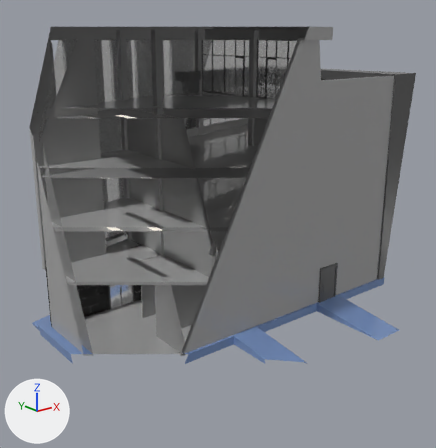
What one commit did to the FBX model Assets/ASSET_Scene/4.Tertiaire/basemesh/building.fbx.
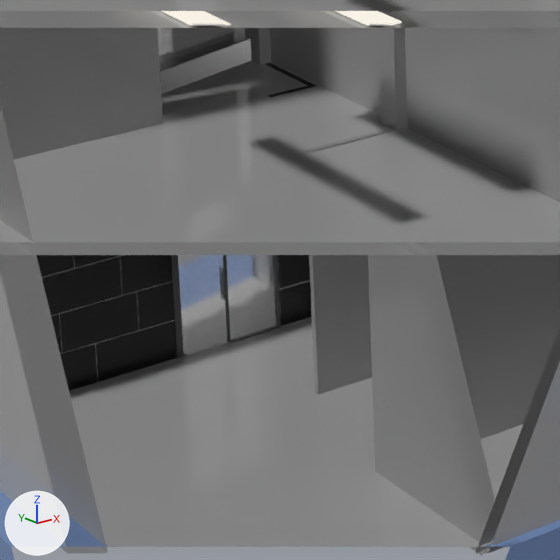
There are two pictures of each version: one whole from a 50 mm lens placed at (-24.48, -26.72, 16.07), pointed at (-2.17, 1.17, 4.91), one close up on the part from 16% to 46% of the width and 50% to 80% of the height. Arrows for +X, +Y and +Z are at lower left; the lights stay in place. The first two pictures are the older version. Everything nearer to the camera than a plane just in front of the edit is cut away. Where no turn or scale is listed for an object, it has been applied to the vertices. Vertices at exactly the same position are counted once.

Names of what the first close-up shows: 'Box1578969095', 'Line015', 'base', 'floor', 'frame', 'light', 'vitre', 'walls001', 'walls003'.
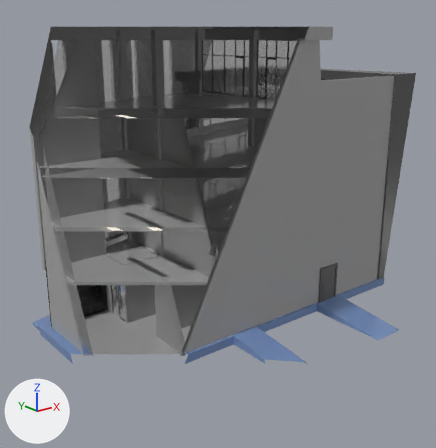
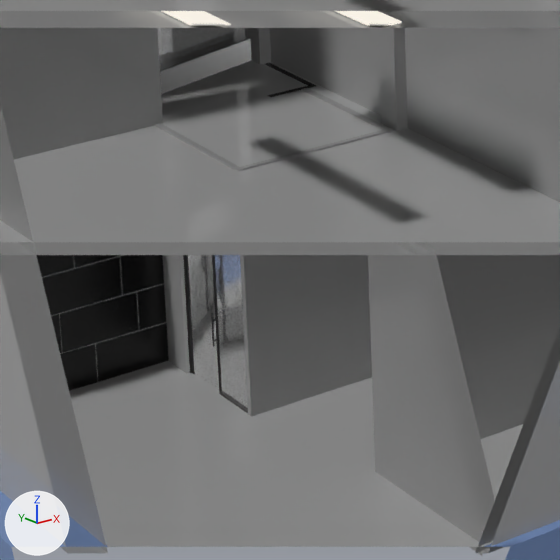
Changed parts and their boxes [x1, y1, x2, y2] in the close-ups (560 x 560 px):
'walls003', reshaped
    before: [305, 128, 560, 556]
    after: [155, 88, 560, 556]
'vitre', reshaped
    before: [157, 28, 277, 355]
    after: [157, 28, 248, 409]
'frame', reshaped
    before: [171, 255, 281, 358]
    after: [183, 255, 248, 413]
part 1 of me_mesh, added
    after: [188, 255, 248, 409]
part 2 of me_mesh_009, added
    after: [185, 255, 222, 392]
part 3 of me_mesh_009, added
    after: [211, 318, 214, 341]
part 4 of me_mesh_009, added (mostly hidden)
    after: [183, 255, 248, 413]
part 5 of me_mesh_005, built on
    before: [305, 128, 395, 395]
    after: [155, 88, 394, 417]

The change, as a diff of the scene's bpy script:
```diff
--- a/Assets/ASSET_Scene/4.Tertiaire/basemesh/building.fbx.py
+++ b/Assets/ASSET_Scene/4.Tertiaire/basemesh/building.fbx.py
@@ me_mesh_009 @@
 # used by ob_frame; location = (2.7, 2.37, 5.79)
-me_mesh_009.from_pydata(...)  # 7255 vertices, 14380 faces; spans x -11.2..5.9, y -5.4..7.5, z -5.8..10.0
+me_mesh_009.from_pydata(...)  # 8160 vertices, 16202 faces; spans x -11.4..5.9, y -5.4..7.5, z -5.8..10.0
+# me_mesh_009 part 2: the loose piece of 16 vertices spanning x -1.5, y 0.4..1.2, z 6.6..9.0 is copied, and the copy is moved by (-9.8, -0.3, -12.4); it spans x -11.3, y 0.1..0.9, z -5.8..-3.4
+# me_mesh_009 part 3: the loose piece of 112 vertices spanning x -10.4, y 1.4, z -5.0..-4.6 is copied, and the copy is moved by (-0.9, -1.3, 0.0); it spans x -11.4..-11.3, y 0.1..0.2, z -5.0..-4.6
+# me_mesh_009 part 4: 40 vertices added at x -11.3, y -0.8..0.9, z -5.8..-2.3
+# other edits to the shape of me_mesh_009 do not show in these pictures
 me_mesh_009.materials.append(mat_07___defaultdgfg)
@@ me_mesh @@
 # used by ob_vitre; location = (1.18, 4.43, 16.56)
-me_mesh.from_pydata(...)  # 208 vertices, 334 faces; spans x -13.1..7.4, y -7.4..5.3, z -16.6..-0.6
+me_mesh.from_pydata(...)  # 224 vertices, 344 faces; spans x -13.1..7.4, y -7.4..5.3, z -16.6..-0.6
+# me_mesh part 1
+# 16 vertices are added at x -9.8, y -2.8..-1.1, z -16.6..-13.1
+# 10 new faces join them
 me_mesh.materials.append(mat_archinteriors_14_09_table_glass)
@@ me_mesh_005 @@
 # used by ob_walls003; location = (-2.05, 1.35, 2.43)
-me_mesh_005.from_pydata(...)  # 165 vertices, 85 faces; spans x -6.1..10.5, y -4.7..8.1, z -2.9..1.2
+me_mesh_005.from_pydata(...)  # 196 vertices, 228 faces; spans x -6.6..10.5, y -4.7..8.1, z -2.9..1.2
+# me_mesh_005 part 5: 4 vertices removed from x -5.5, y 0.2..0.3, z -2.6..1.2; 35 vertices added at x -6.6..-4.1, y 0.2..2.4, z -2.6..1.2
+# other edits to the shape of me_mesh_005 do not show in these pictures
 me_mesh_005.materials.append(mat_2wed132w)
```
